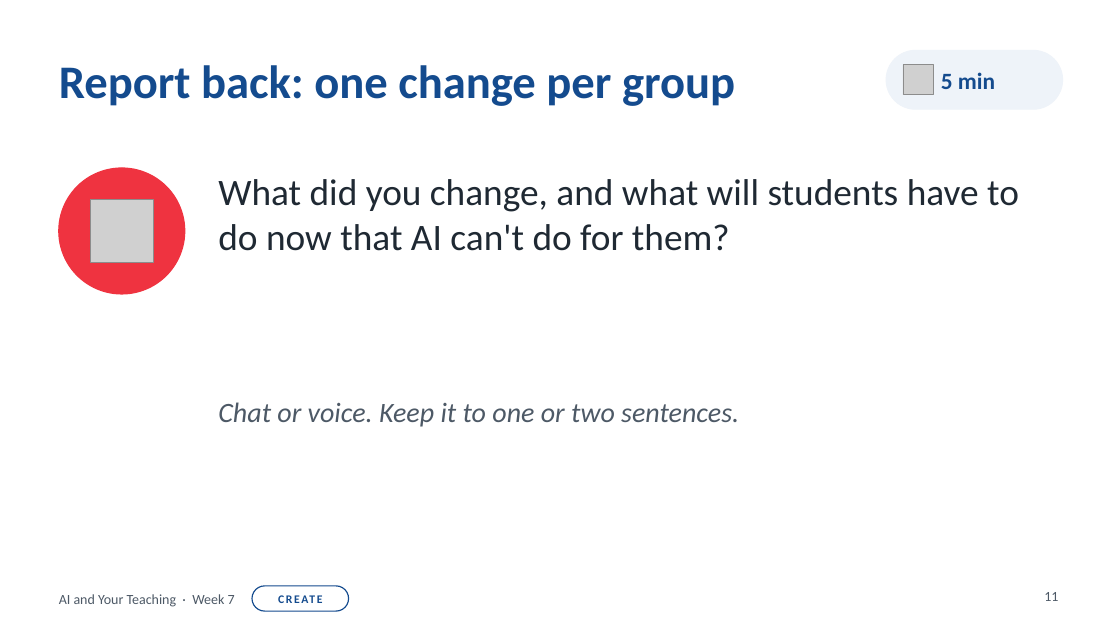
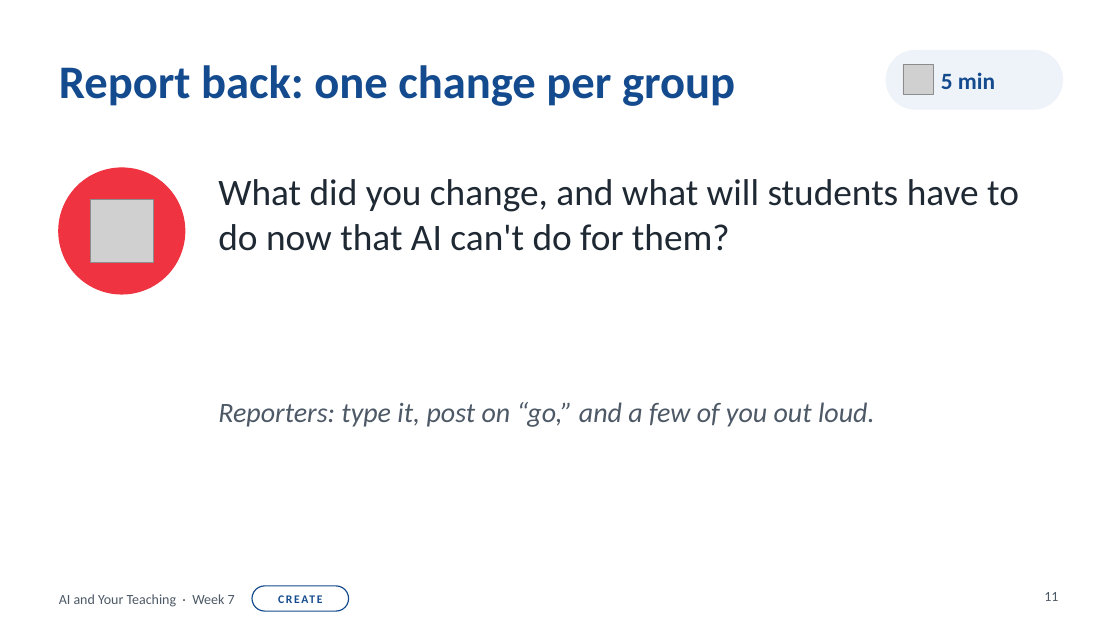
Before and after one commit to OCTC-ID/avte-ai-workbook, a slide deck: slide 11 of downloads/AI-and-Your-Teaching-Week7-slides.pptx. Drawn at 1120x630 pixels with LibreOffice and Linux fonts; fonts in the diff are those of the drawing; grey boxes stand for pictures; background and template pictures are left out. Boxes give left, top, right and bottom in pixels: in the first picture for what was removed or moved away, otherwise in the second. Text is boxed around its words. In the diff, an @@ line names an element or a change of style, - is before the commit and + after.

```diff
--- a/downloads/AI-and-Your-Teaching-Week7-slides.pptx
+++ b/downloads/AI-and-Your-Teaching-Week7-slides.pptx
@@ text at bbox=[218, 402, 875, 427]: text changed @@
-Chat or voice. Keep it to one or two sentences.
+Reporters: type it, post on “go,” and a few of you out loud.
```
Also in this commit, not shown: 1 other slide changed.
